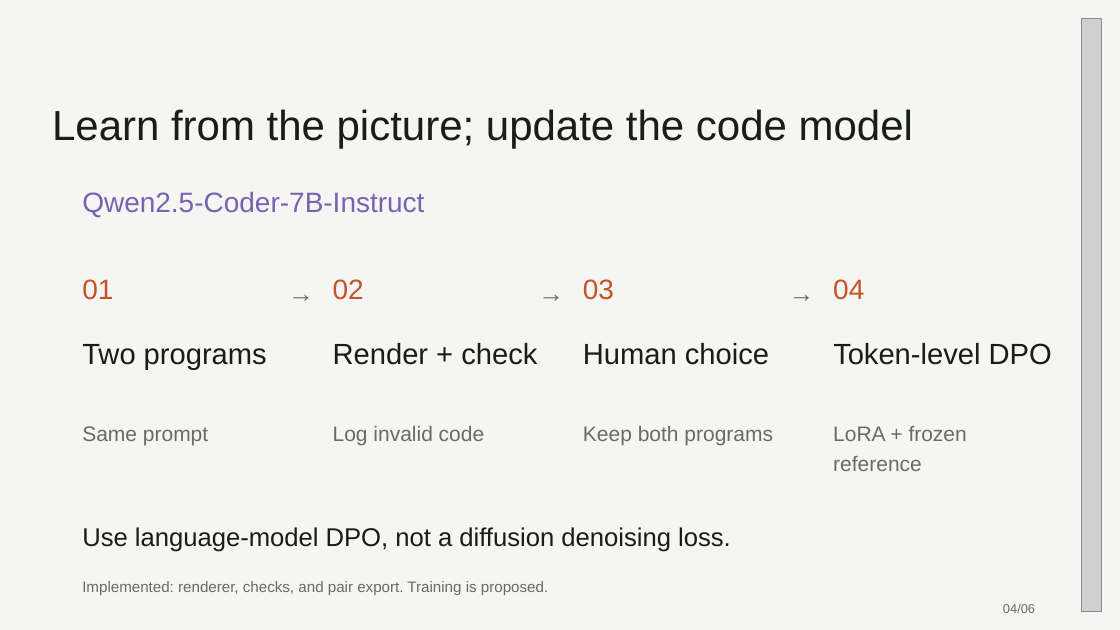
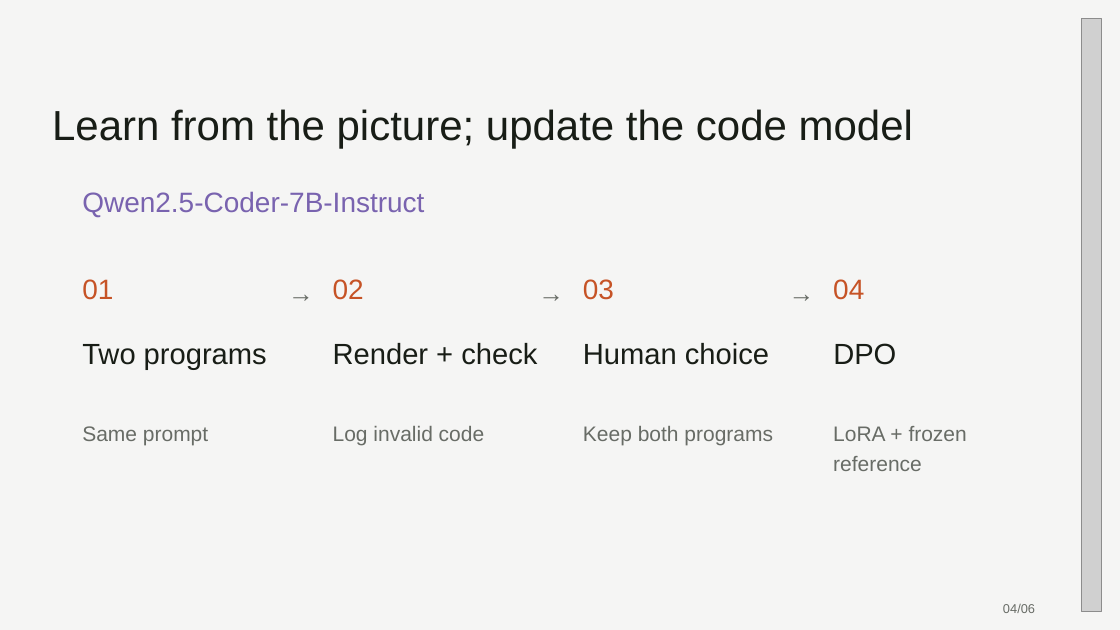
Before and after one commit to 0xABAN/classes, a slide deck: slide 4 of ds-340w/presentation/training-ai-to-pixelate.pptx. Drawn at 1120x630 pixels with LibreOffice and Linux fonts; fonts in the diff are those of the drawing; grey boxes stand for pictures. Boxes give left, top, right and bottom in pixels: in the first picture for what was removed or moved away, otherwise in the second. Text is boxed around its words. In the diff, an @@ line names an element or a change of style, - is before the commit and + after.

```diff
--- a/ds-340w/presentation/training-ai-to-pixelate.pptx
+++ b/ds-340w/presentation/training-ai-to-pixelate.pptx
@@ text at box(833, 343, 896, 365): text changed @@
-Token-level DPO
+DPO
@@ text removed at box(82, 527, 731, 552) @@
-Use language-model DPO, not a diffusion denoising loss.
@@ text removed at box(82, 581, 548, 595) @@
-Implemented: renderer, checks, and pair export. Training is proposed.
```
Also in this commit, not shown: 2 other slides changed, 4 other files.
